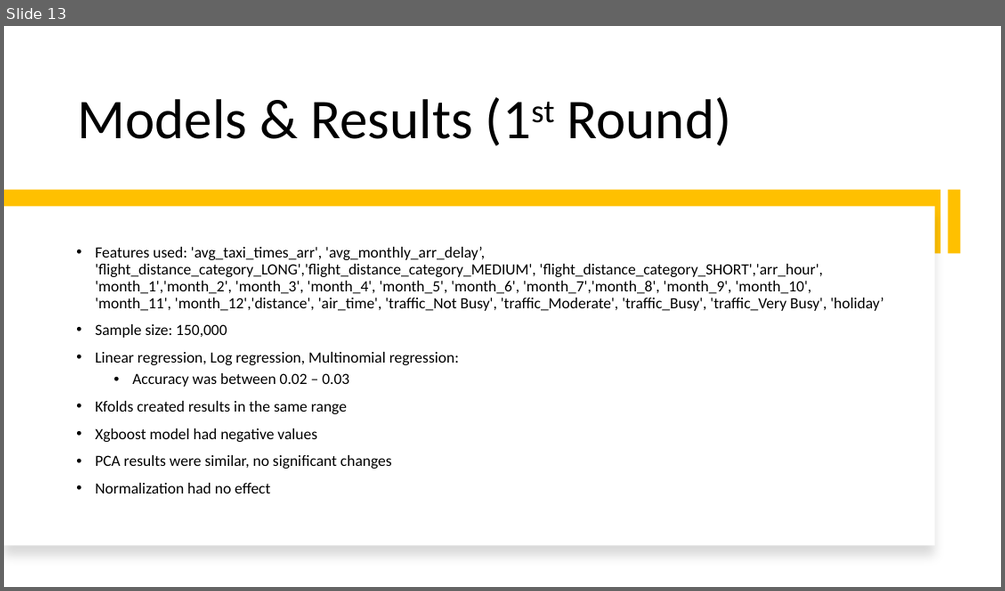
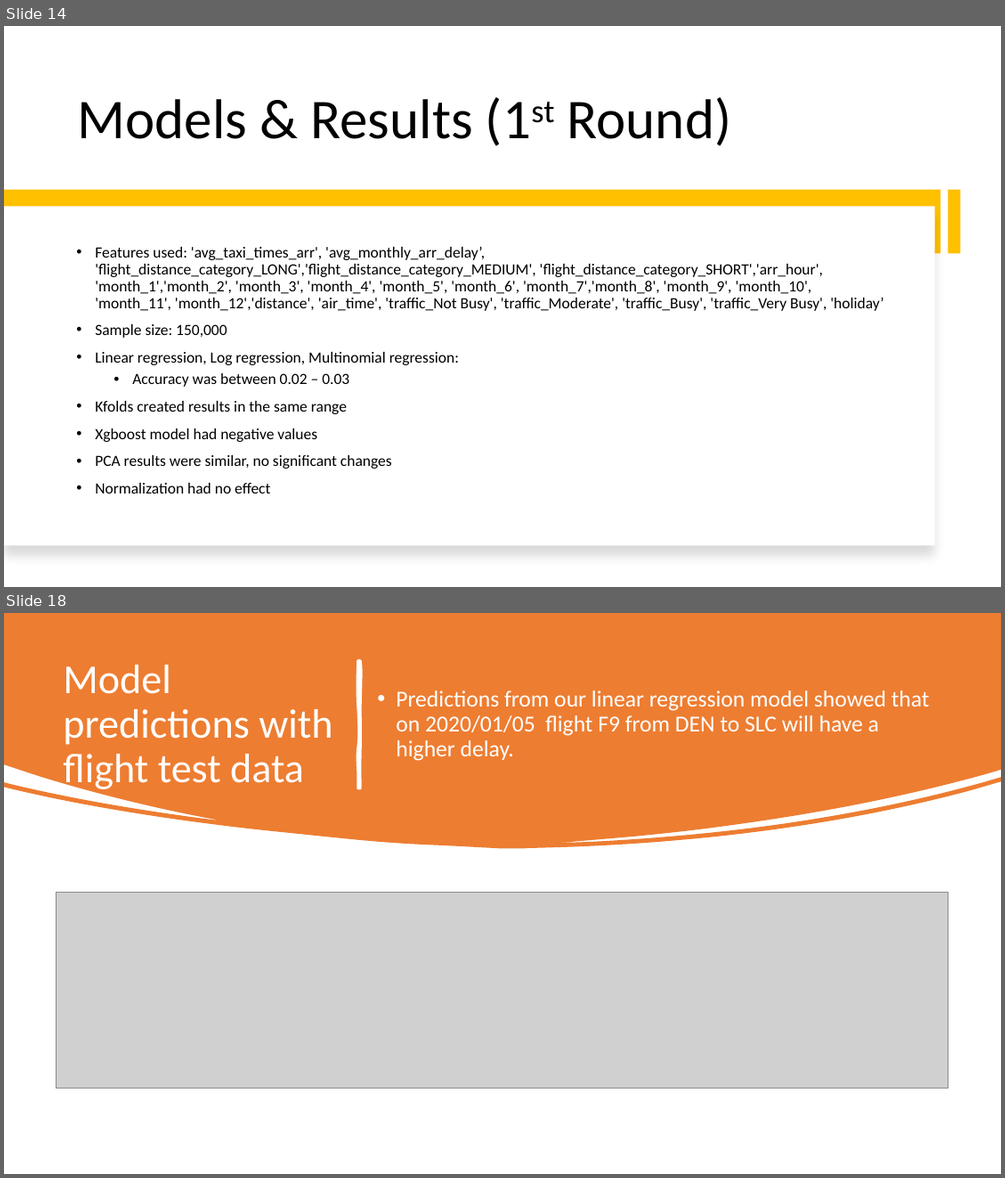
Before and after one commit to Ali-Mohamed23/midterm-project-I, a slide deck: Midterm_project_ppt.pptx. Shown one above the other, each under a label of ours: slide 13 before the commit, slides 14 and 18 after it; the slides between them are not shown. The pictures are 1005x591 and 1005x1178 pixels, drawn with LibreOffice and Linux fonts; fonts in the diff are those of the drawing; grey boxes stand for pictures. Boxes give left, top, right and bottom in pixels: in the first picture for what was removed or moved away, otherwise in the second. Text is boxed around its words. In the diff, an @@ line names an element or a change of style, - is before the commit and + after.

```diff
--- a/Midterm_project_ppt.pptx
+++ b/Midterm_project_ppt.pptx
@@ slide 18 added at box(4, 613, 1001, 1174), background #FFFFFF @@
@@ freeform shape added at box(4, 613, 1001, 849), fill #ED7D31 @@
@@ title added at box(63, 665, 332, 792), 39.6 pt, text #FFFFFF @@
+Model predictions with flight test data
@@ freeform shape added at box(358, 661, 360, 788), fill #FFFFFF, outline #FFFFFF 3.25 pt @@
@@ text added at box(396, 690, 930, 761), 22 pt, text #FFFFFF @@
+• Predictions from our linear regression model showed that on 2020/01/05 flight F9 from DEN to SLC will have a higher delay.
@@ picture added at box(56, 892, 948, 1088) @@
@@ what was slide 13 is now slide 14 @@
```
Also in this commit, not shown: 4 slides changed, 3 other slides added, 1 slide removed, 2 other files.
